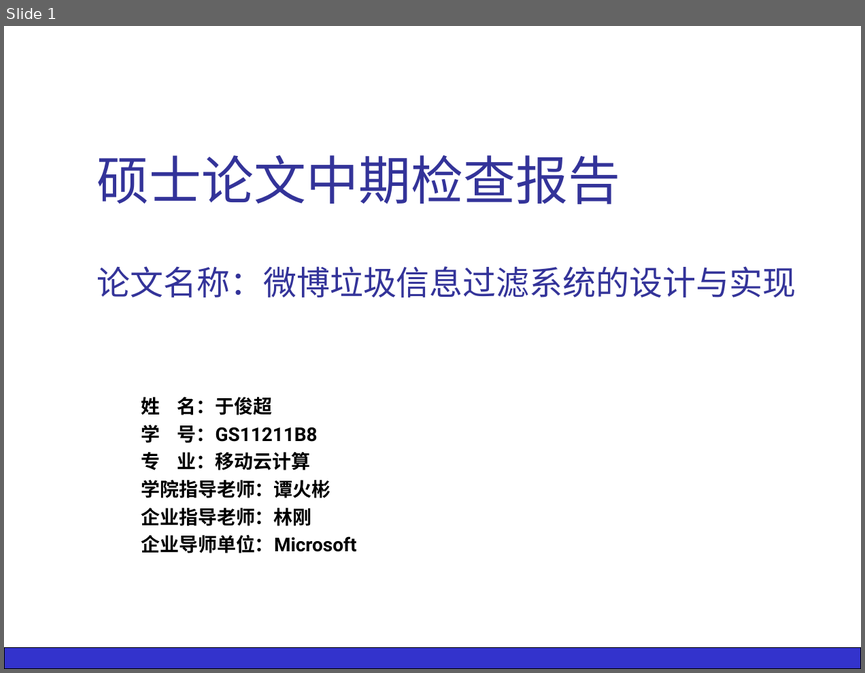
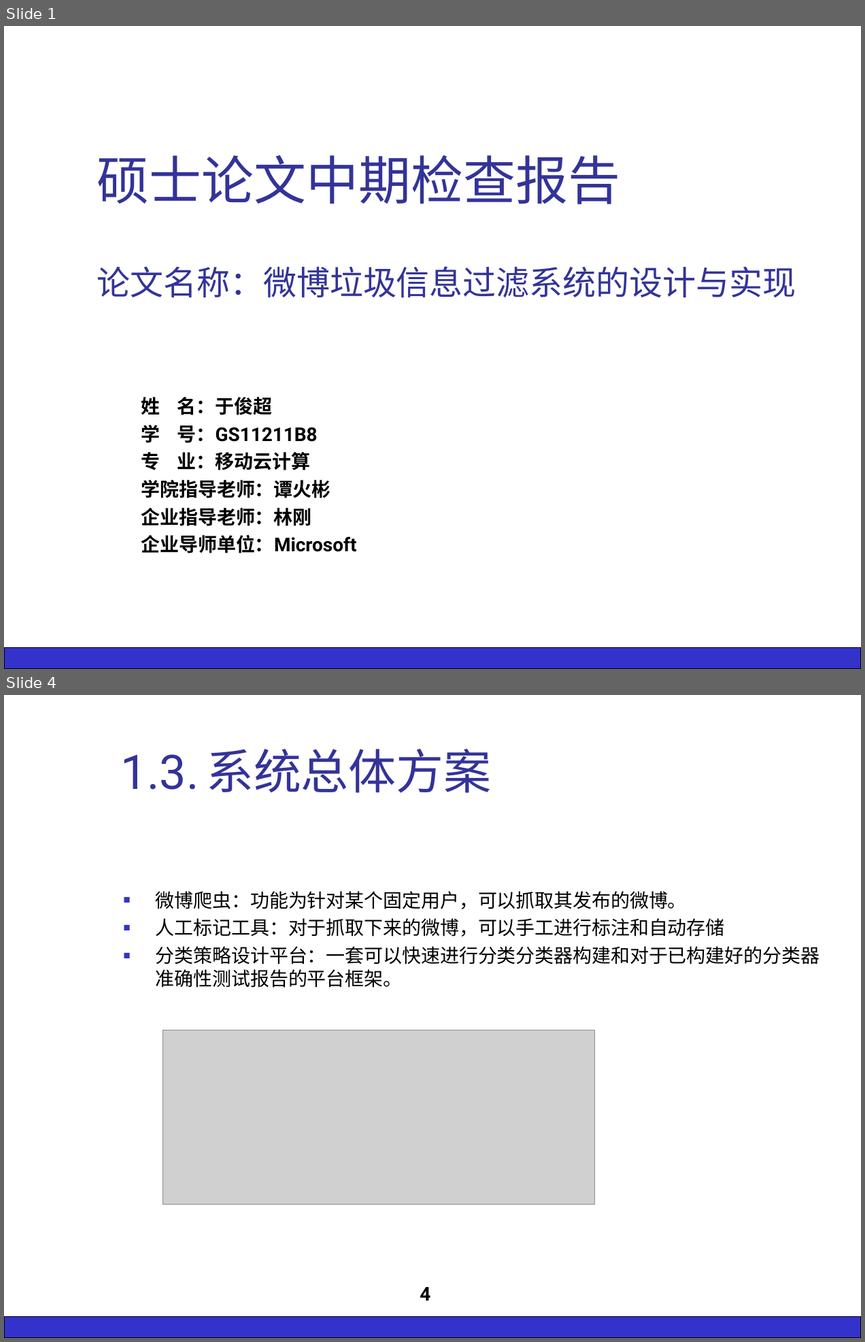
Before and after one commit to silver6wings/WeiboFilter, a slide deck: _Paper/7.中期报告/GS11211B8于俊超 中期检查报告.ppt. Shown one above the other, each under a label of ours: slide 1 before the commit, slides 1 and 4 after it; the slides between them are not shown. The pictures are 865x673 and 865x1342 pixels, drawn with LibreOffice and Linux fonts; fonts in the diff are those of the drawing; grey boxes stand for pictures; background and template pictures are left out. Boxes give left, top, right and bottom in pixels: in the first picture for what was removed or moved away, otherwise in the second. Text is boxed around its words. In the diff, an @@ line names an element or a change of style, - is before the commit and + after.

```diff
--- a/_Paper/7.中期报告/GS11211B8于俊超 中期检查报告.ppt
+++ b/_Paper/7.中期报告/GS11211B8于俊超 中期检查报告.ppt
@@ slide 4 added at [4, 695, 861, 1338], background #FFFFFF; not listed: 1 template element that a slide beside it also shows @@
@@ title added at [120, 749, 492, 793], 40 pt, text #333399 @@
+1.3. 系统总体方案
@@ text added at [156, 891, 819, 987], 16 pt, text #000000 @@
+■ 微博爬虫：功能为针对某个固定用户，可以抓取其发布的微博。
+■ 人工标记工具：对于抓取下来的微博，可以手工进行标注和自动存储
+■ 分类策略设计平台：一套可以快速进行分类分类器构建和对于已构建好的分类器准确性测试报告的平台框架。
@@ picture added at [162, 1030, 594, 1204] @@
@@ page number added at [419, 1287, 430, 1300], 16 pt, text #000000, bold @@
+4
```
Also in this commit, not shown: 7 slides changed, 4 other slides added, 1 slide removed, 5 other files.
